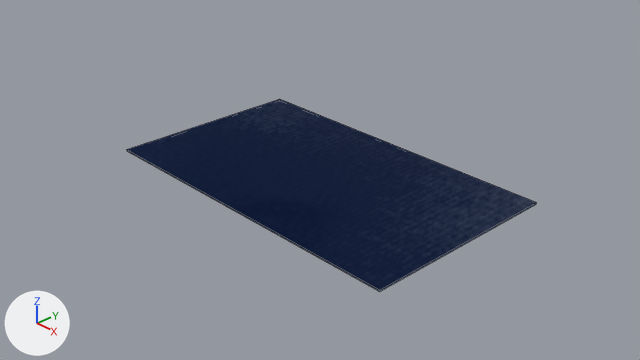
A saved change to the Blender file Mesa.blend.
Before and after are seen from the file's camera 'Camera'. The axes (+X, +Y, +Z) are drawn at lower left. The lights are the same throughout. Mesh edges are drawn as thin lines.

Objects in the first picture: 'Carpet'.
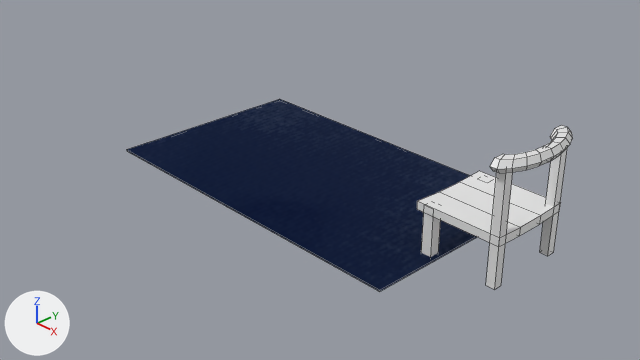
Commit message: feat: Chair

The edits, one by one:
Mesh me_cube is new.
It has 114 vertices, 98 faces and spans x 2.06..3.279, y -0.631..0.631, z -0.012..1.441.
Object 'Chair' (ob_chair) is new; it shows me_cube.
Its location is (0.0, 0.0, 0.0).

Boxes (x1, y1, x2, y2) around the edits, measured in the pictures (640 x 360 px):
'Chair', added: after (417, 125, 573, 290)
